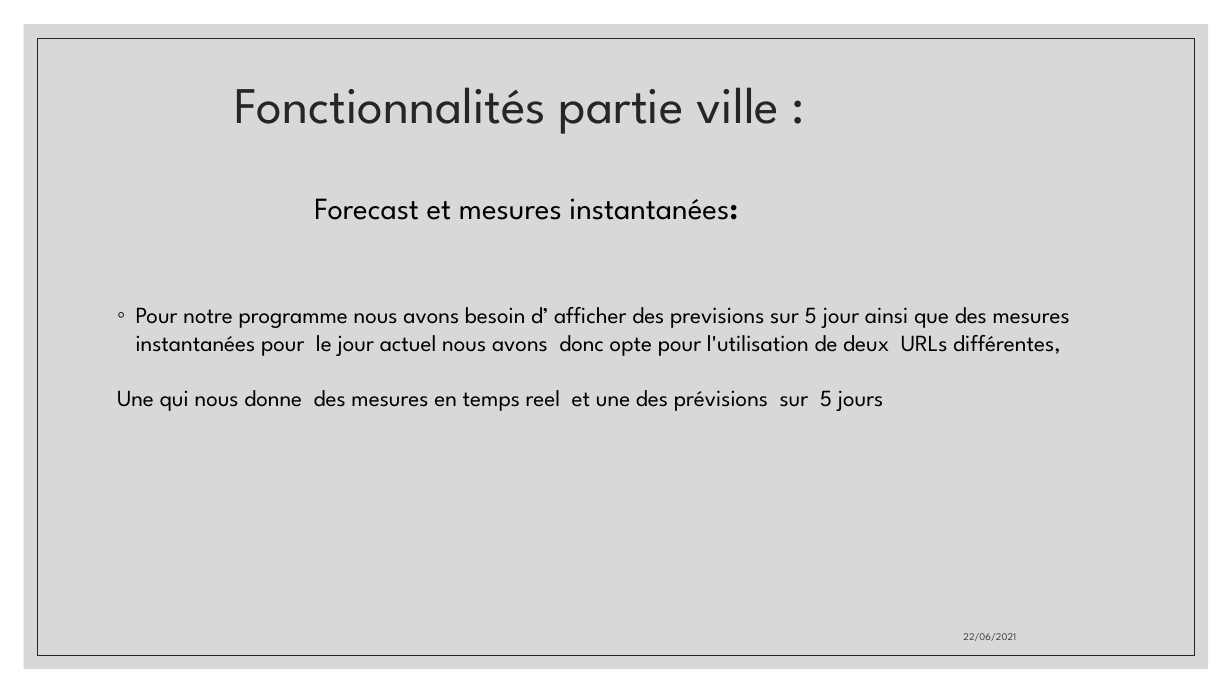
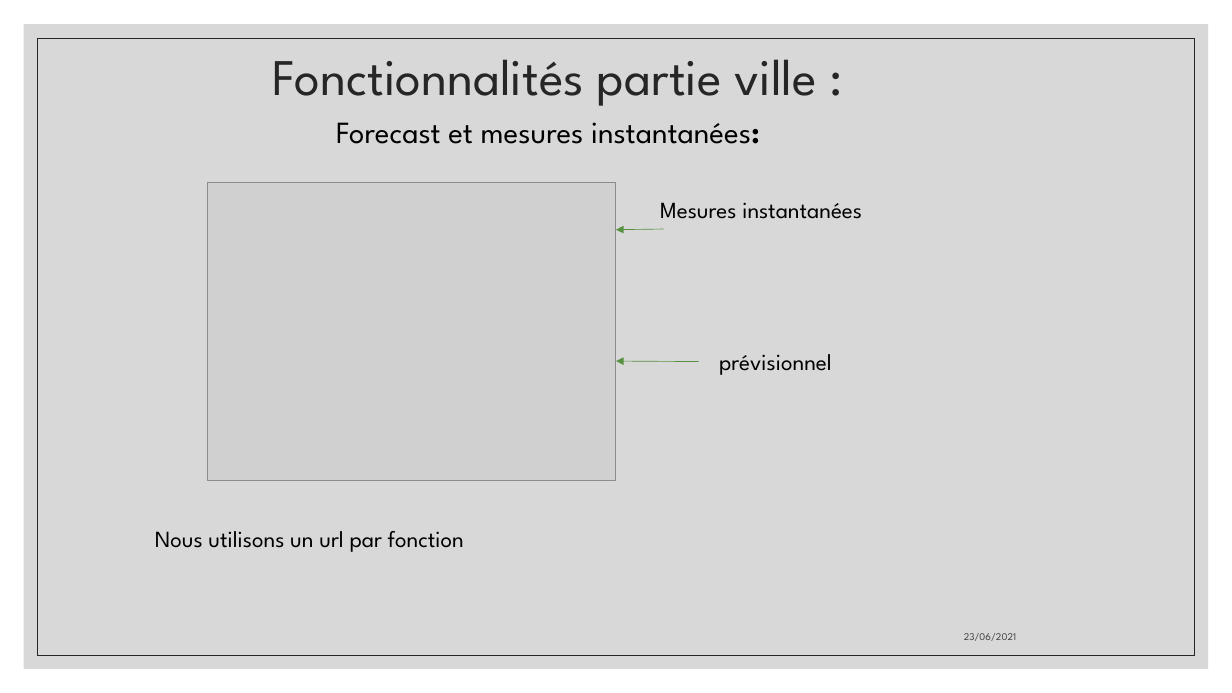
Before and after one commit to aiekick/ProjectStationMeteo, a slide deck: slide 31 of doc/StationMeteo_Soutenance_Mickael.pptx (slide 32 before the commit). Drawn at 1232x693 pixels with LibreOffice and Linux fonts; fonts in the diff are those of the drawing; grey boxes stand for pictures. Boxes give left, top, right and bottom in pixels: in the first picture for what was removed or moved away, otherwise in the second. Text is boxed around its words. In the diff, an @@ line names an element or a change of style, - is before the commit and + after.

```diff
--- a/doc/StationMeteo_Soutenance_Mickael.pptx
+++ b/doc/StationMeteo_Soutenance_Mickael.pptx
@@ title "Fonctionnalités partie ville :": place and size @@
-title "Fonctionnalités partie ville :" at (235,87,779,134)
+title "Fonctionnalités partie ville :" at (273,59,817,106)
@@ text "Forecast et mesures instantanées:": place and size @@
-text "Forecast et mesures instantanées:" at (314,198,738,220)
+text "Forecast et mesures instantanées:" at (336,122,760,144)
@@ picture added at (208,182,616,481) @@
@@ text added at (660,202,862,219), 18 pt, text #000000 @@
+Mesures instantanées
@@ arrow added from (664, 229) to (616, 230), #57903F 0.5 pt @@
@@ text removed at (117,307,1070,411) @@
-◦ Pour notre programme nous avons besoin d’ afficher des previsions sur 5 jour ainsi que des mesures instantanées pour le jour actuel nous avons donc opte pour l'utilisation de deux URLs différentes,
-Une qui nous donne des mesures en temps reel et une des prévisions sur 5 jours
@@ text added at (719,354,832,375), 18 pt, text #000000 @@
+prévisionnel
@@ arrow added from (699, 361) to (616, 361), #57903F 0.5 pt @@
@@ text added at (155,531,464,552), 18 pt, text #000000 @@
+Nous utilisons un url par fonction
@@ text at (964,633,1016,641): text changed @@
-22/06/2021
+23/06/2021
```
Also in this commit, not shown: 40 other slides changed, 2 slides added, 3 slides removed, 1 other file.
